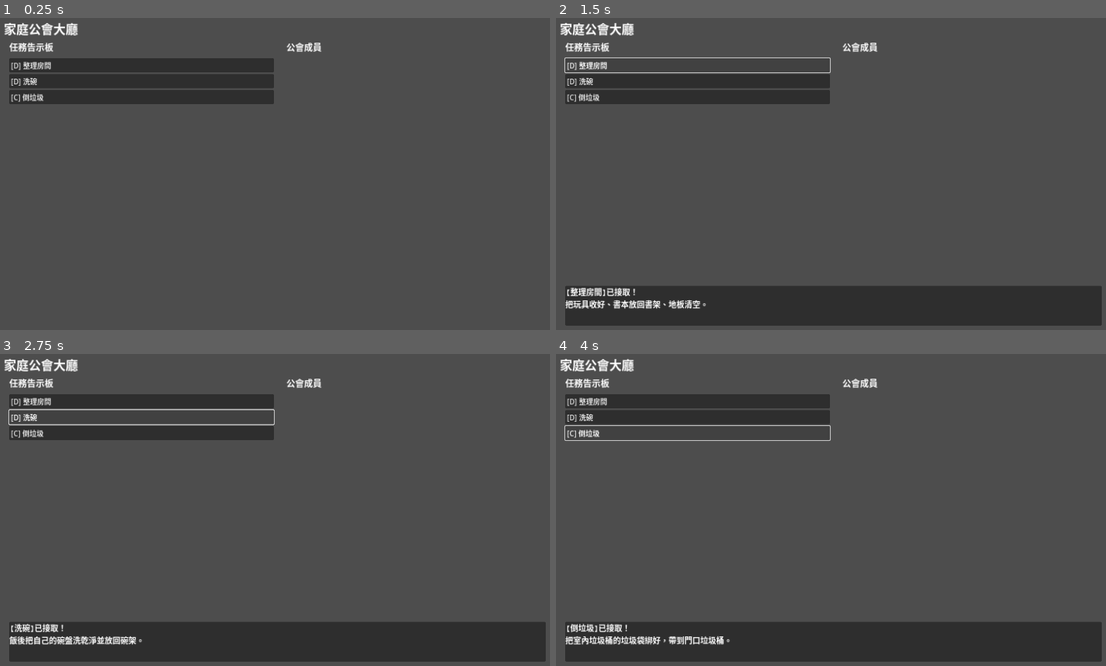
Above: before the commit, frames 1-4 (two rows, left to right).
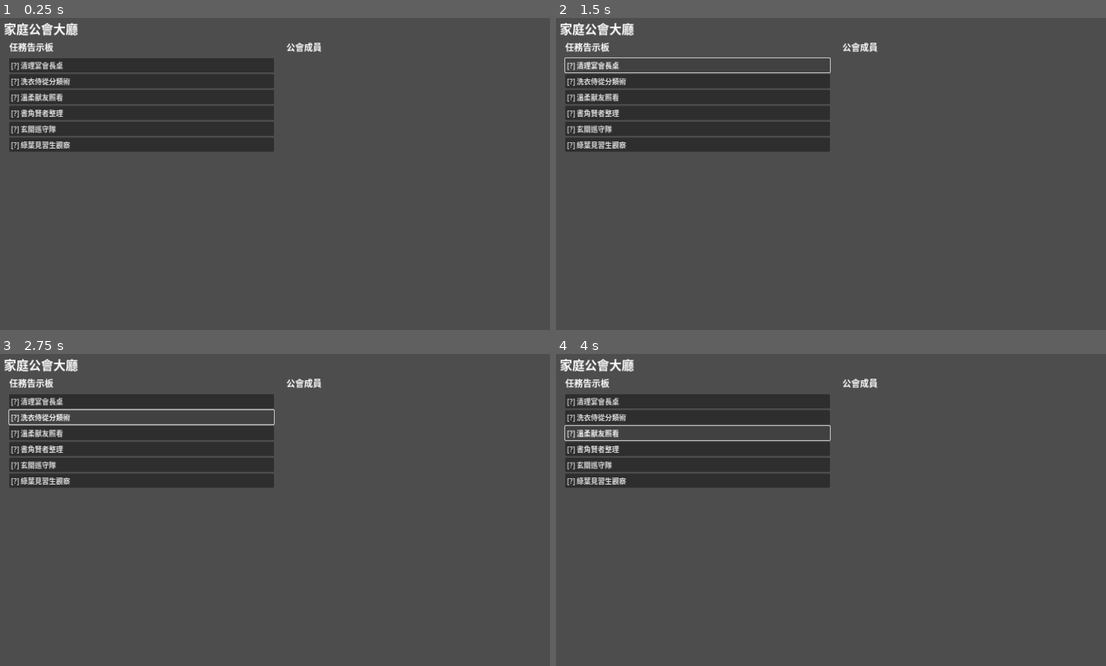
Above: after the commit, the same moments.

Repository: key8745-netizen/sweet-home-os
Game: Godot game, scene res://scenes/guild_hall.tscn
Same seed, same stepped clock (60 frames per second), same inputs: the game is played once before the commit and once after it.
Inputs (mouse positions are in pixels of both pictures, inside the frame that each line leads up to):
- Up to frame 1 (0.25 s): no input
- Up to frame 2 (1.5 s): click (699, 64) at 0.5 s, where only the run before the commit has a clickable "[D] 整理房間"; click (699, 64) at 1.25 s, where only the run after the commit has a clickable "[?] 清理宴會長桌"
- Up to frame 3 (2.75 s): click (143, 416) at 2 s, where only the run before the commit has a clickable "[D] 洗碗"
- Up to frame 4 (4 s): click (699, 416) at 2.75 s, where only the run after the commit has a clickable "[?] 洗衣侍從分類術"; click (699, 432) at 3.5 s, where only the run before the commit has a clickable "[C] 倒垃圾"

The runs differ from the first frame. In frame 1, 6.7% of the frame differs, in the area x 1-50%, y 14-43%; in frame 2, 19%, in the area x 1-100%, y 14-99%; in frame 3, 19%; in frame 4, 19%.
Error before the commit: Invalid access to property or key 'theme_override_font_sizes' on a base object of type 'Label'. (res://scripts/guild_hall.gd:25)
Error after the commit: Parse Error: Could not find type "HeroActor" in the current scope. (res://scripts/guild_hall.gd:28)

Commit message:
feat: sync data and scripts to work-branch advanced state
- data/quests.json: Chinese JRPG quests with reward_exp canonical field
- data/decorations.json: expand to 6 decorations including guild_planter and wooden_shelf
- scripts/guild_hall.gd: add _quest_reward(), DECORATION_GROUP, World/YSortLayer paths
- scripts/grid_world.gd: new GridWorld TileMapLayer with floor_color and checker tiles

https://claude.ai/code/session_01CD2qc1QEb61WKddkh9Emz3

Diff:
--- a/data/decorations.json
+++ b/data/decorations.json
@@ -11,7 +11,7 @@
   {
     "id": "cozy_rug",
     "display_name": "Cozy Rug",
-    "required_total_xp": 25,
+    "required_total_xp": 10,
     "scene_position": [330, 310],
     "color": "#8ab6d6",
     "shape": "rug",
@@ -20,7 +20,7 @@
   {
     "id": "candlestick",
     "display_name": "Candlestick",
-    "required_total_xp": 45,
+    "required_total_xp": 25,
     "scene_position": [520, 150],
     "color": "#f6d36b",
     "shape": "candle",
@@ -29,7 +29,7 @@
   {
     "id": "guild_planter",
     "display_name": "Guild Planter",
-    "required_total_xp": 70,
+    "required_total_xp": 45,
     "scene_position": [112, 330],
     "color": "#7fc78b",
     "shape": "plant",
@@ -38,10 +38,19 @@
   {
     "id": "star_lantern",
     "display_name": "Star Lantern",
-    "required_total_xp": 100,
+    "required_total_xp": 70,
     "scene_position": [650, 105],
     "color": "#f3b76d",
     "shape": "lantern",
     "sprite_path": "res://assets/kenney/1-bit-pack/decor/star_lantern.png"
+  },
+  {
+    "id": "wooden_shelf",
+    "display_name": "Wooden Shelf",
+    "required_total_xp": 100,
+    "scene_position": [400, 80],
+    "color": "#c8a96e",
+    "shape": "shelf",
+    "sprite_path": "res://assets/kenney/1-bit-pack/decor/wooden_shelf.png"
   }
 ]
--- a/data/quests.json
+++ b/data/quests.json
@@ -1,44 +1,50 @@
 [
   {
-    "id": "chore_001",
-    "title": "整理房間",
-    "description": "把玩具收好、書本放回書架、地板清空。",
-    "difficulty": "D",
-    "age_min": 5,
-    "estimated_minutes": 15,
-    "completion_criteria": "家長確認地板淨空且物品歸位",
-    "reward_exp": 30,
-    "reward_title": "整潔見習生",
-    "encouragement": "整齊的空間讓心情變好，幹得好！",
-    "status": "available",
-    "frequency": "daily"
+    "id": "tidy_table",
+    "title": "清理宴會長桌",
+    "description": "把餐後的桌面恢復成適合下一場家庭聚會的樣子。",
+    "reward_exp": 10,
+    "estimated_minutes": 5,
+    "family_note": "大人可以協助確認碗盤與抹布要放回哪裡。"
   },
   {
-    "id": "chore_002",
-    "title": "洗碗",
-    "description": "飯後把自己的碗盤洗乾淨並放回碗架。",
-    "difficulty": "D",
-    "age_min": 7,
+    "id": "laundry_squire",
+    "title": "洗衣侍從分類術",
+    "description": "整理乾淨襪子，或摺好一小疊衣物。",
+    "reward_exp": 15,
     "estimated_minutes": 10,
-    "completion_criteria": "家長確認碗盤乾淨且歸位",
-    "reward_exp": 20,
-    "reward_title": "洗滌新手",
-    "encouragement": "謝謝你幫忙讓廚房保持乾淨！",
-    "status": "available",
-    "frequency": "daily"
+    "family_note": "任務範圍保持小一點，讓孩子能穩定完成。"
   },
   {
-    "id": "chore_003",
-    "title": "倒垃圾",
-    "description": "把室內垃圾桶的垃圾袋綁好，帶到門口垃圾桶。",
-    "difficulty": "C",
-    "age_min": 8,
+    "id": "pet_helper",
+    "title": "溫柔獸友照看",
+    "description": "在大人附近協助確認寵物水碗或食碗。",
+    "reward_exp": 20,
     "estimated_minutes": 5,
-    "completion_criteria": "家長確認垃圾已移到指定地點",
+    "family_note": "所有寵物照護規則以現實安全為優先。"
+  },
+  {
+    "id": "book_nook_reset",
+    "title": "書角賢者整理",
+    "description": "把書、漫畫或雜誌送回溫暖的閱讀角落。",
+    "reward_exp": 10,
+    "estimated_minutes": 5,
+    "family_note": "可以讓孩子挑一本最喜歡的書展示出來。"
+  },
+  {
+    "id": "entryway_ranger",
+    "title": "玄關巡守隊",
+    "description": "排好鞋子、掛好外套，或清出門口的一條安全道路。",
     "reward_exp": 15,
-    "reward_title": "環境守護者",
-    "encouragement": "你幫整個家保持了整潔，真棒！",
-    "status": "available",
-    "frequency": "weekly"
+    "estimated_minutes": 8,
+    "family_note": "把重點放在讓下一次全家出門更順利。"
+  },
+  {
+    "id": "plant_apprentice",
+    "title": "綠葉見習生觀察",
+    "description": "觀察一盆植物，只有在大人確認需要時才幫它澆水。",
+    "reward_exp": 20,
+    "estimated_minutes": 5,
+    "family_note": "這張任務卡練習先觀察、再行動。"
   }
 ]
--- /dev/null
+++ b/scripts/grid_world.gd
@@ -0,0 +1,28 @@
+extends TileMapLayer
+class_name GridWorld
+
+@export var tile_size_px := 16
+@export var floor_color := Color("#f2ddbf"):
+	set(value):
+		floor_color = value
+		queue_redraw()
+
+func _draw_checker_tiles() -> void:
+	queue_redraw()
+
+func _draw_grid_lines(world_size: Vector2) -> void:
+	queue_redraw()
+
+func _draw() -> void:
+	var cols := int(get_viewport_rect().size.x / tile_size_px) + 2
+	var rows := int(get_viewport_rect().size.y / tile_size_px) + 2
+	for row in range(rows):
+		for col in range(cols):
+			var even := (row + col) % 2 == 0
+			var color := floor_color if even else floor_color.darkened(0.06)
+			draw_rect(Rect2(col * tile_size_px, row * tile_size_px, tile_size_px, tile_size_px), color)
+	var grid_color := Color(floor_color.darkened(0.15), 0.4)
+	for col in range(cols + 1):
+		draw_line(Vector2(col * tile_size_px, 0), Vector2(col * tile_size_px, rows * tile_size_px), grid_color, 0.5)
+	for row in range(rows + 1):
+		draw_line(Vector2(0, row * tile_size_px), Vector2(cols * tile_size_px, row * tile_size_px), grid_color, 0.5)
--- a/scripts/guild_hall.gd
+++ b/scripts/guild_hall.gd
@@ -1,29 +1,147 @@
 extends Node2D
 
-const SaveSystem = preload("res://scripts/save_system.gd")
+const QUESTS_PATH := "res://data/quests.json"
+const DECORATIONS_PATH := "res://data/decorations.json"
+const DECORATION_GROUP := "guild_hall_decoration"
 
-var save_system: SaveSystem
+var quests: Array = []
+var decorations: Array = []
+var accepted_quest: Dictionary = {}
+var selected_quest: Dictionary = {}
+var total_xp := 0
+var shown_decoration_ids: Array[String] = []
+var queued_unlocks: Array[Dictionary] = []
+var background_tween: Tween
+
+@onready var background: Node = $World/FloorTileMapLayer
+@onready var quest_panel: PanelContainer = $CanvasLayer/QuestPanel
+@onready var quest_list: VBoxContainer = $CanvasLayer/QuestPanel/MarginContainer/VBoxContainer/QuestList
+@onready var quest_title: Label = $CanvasLayer/QuestPanel/MarginContainer/VBoxContainer/QuestTitle
+@onready var quest_description: Label = $CanvasLayer/QuestPanel/MarginContainer/VBoxContainer/QuestDescription
+@onready var accept_button: Button = $CanvasLayer/QuestPanel/MarginContainer/VBoxContainer/ButtonRow/AcceptButton
+@onready var complete_button: Button = $CanvasLayer/QuestPanel/MarginContainer/VBoxContainer/ButtonRow/CompleteButton
+@onready var xp_label: Label = $CanvasLayer/Hud/XpLabel
+@onready var unlock_panel: PanelContainer = $CanvasLayer/UnlockPanel
+@onready var unlock_label: Label = $CanvasLayer/UnlockPanel/MarginContainer/UnlockLabel
+@onready var unlock_timer: Timer = $UnlockTimer
+@onready var decoration_root: Node2D = $World/YSortLayer
+@onready var hero_actor: HeroActor = $World/YSortLayer/HeroActor
+@onready var quest_board_object: QuestBoardObject = $World/YSortLayer/QuestBoardObject
 
 func _ready() -> void:
-	save_system = SaveSystem.new()
-	add_child(save_system)
+	quest_panel.visible = false
+	unlock_panel.visible = false
+	quests = _load_json_array(QUESTS_PATH)
+	decorations = _load_json_array(DECORATIONS_PATH)
+	_populate_quest_list()
+	refresh_decorations(false)
+	_update_xp_label()
+	_update_background()
+	hero_actor.setup_evolution(total_xp)
+	accept_button.pressed.connect(_on_accept_pressed)
+	complete_button.pressed.connect(_on_complete_pressed)
+	unlock_timer.timeout.connect(_on_unlock_timer_timeout)
+	quest_board_object.interacted.connect(_on_quest_board_interacted)
 
-	var state := save_system.load_state()
-	_apply_state(state)
+func _on_quest_board_interacted() -> void:
+	quest_panel.visible = true
 
-	$QuestBoard.quest_accepted.connect(_on_quest_accepted)
+func _on_accept_pressed() -> void:
+	if selected_quest.is_empty():
+		return
+	accepted_quest = selected_quest.duplicate(true)
+	quest_title.text = "Accepted: %s" % accepted_quest.get("title", "Quest")
+	complete_button.disabled = false
 
-func _apply_state(state: Dictionary) -> void:
-	var members: Array = state.get("members", [])
-	var member_list := $PartyStatus/MemberList
-	for child in member_list.get_children():
+func _on_complete_pressed() -> void:
+	if accepted_quest.is_empty():
+		return
+	total_xp += _quest_reward(accepted_quest)
+	accepted_quest.clear()
+	complete_button.disabled = true
+	_update_xp_label()
+	_update_background()
+	hero_actor.setup_evolution(total_xp)
+	refresh_decorations(true)
+
+func refresh_decorations(show_unlock_feedback := true) -> void:
+	for child in decoration_root.get_children():
+		if child.is_in_group(DECORATION_GROUP):
+			child.queue_free()
+	for decoration in decorations:
+		if total_xp < int(decoration.get("required_total_xp", 0)):
+			continue
+		_spawn_decoration(decoration)
+		var id := str(decoration.get("id", ""))
+		if show_unlock_feedback and not shown_decoration_ids.has(id):
+			_queue_decoration_unlock(decoration)
+		if not shown_decoration_ids.has(id):
+			shown_decoration_ids.append(id)
+
+func _queue_decoration_unlock(decoration: Dictionary) -> void:
+	queued_unlocks.append(decoration)
+	if not unlock_panel.visible:
+		_show_next_unlock()
+
+func _show_next_unlock() -> void:
+	if queued_unlocks.is_empty():
+		unlock_panel.visible = false
+		return
+	var decoration := queued_unlocks.pop_front()
+	unlock_label.text = "New guild comfort unlocked: %s" % decoration.get("display_name", "Decoration")
+	unlock_panel.visible = true
+	if has_node("/root/SoundManager"):
+		SoundManager.play_unlock_decor_sound()
+	unlock_timer.start()
+
+func _on_unlock_timer_timeout() -> void:
+	_show_next_unlock()
+
+func _populate_quest_list() -> void:
+	for child in quest_list.get_children():
 		child.queue_free()
+	for quest in quests:
+		var button := Button.new()
+		button.text = "%s (+%s EXP)" % [quest.get("title", "Quest"), _quest_reward(quest)]
+		button.pressed.connect(_select_quest.bind(quest))
+		quest_list.add_child(button)
+	if not quests.is_empty():
+		_select_quest(quests[0])
 
-	for member in members:
-		var label := Label.new()
-		label.text = "%s  Lv.%d  EXP %d" % [member.name, member.level, member.exp]
-		label.theme_override_font_sizes["font_size"] = 16
-		member_list.add_child(label)
+func _select_quest(quest: Dictionary) -> void:
+	selected_quest = quest
+	quest_title.text = str(quest.get("title", "Quest"))
+	quest_description.text = str(quest.get("description", "Choose a kind household quest."))
+	accept_button.disabled = false
 
-func _on_quest_accepted(quest: Dictionary) -> void:
-	$DialogBox.show_message("【%s】已接取！\n%s" % [quest.title, quest.description])
+func _spawn_decoration(decoration: Dictionary) -> void:
+	var node := DecorPlaceholder.new()
+	node.add_to_group(DECORATION_GROUP)
+	decoration_root.add_child(node)
+	node.setup(decoration)
+	var scene_position: Array = decoration.get("scene_position", [0, 0])
+	node.position = Vector2(float(scene_position[0]), float(scene_position[1]))
+
+func _update_xp_label() -> void:
+	xp_label.text = "Guild XP: %s" % total_xp
+
+func _update_background() -> void:
+	var target := Color("#f2ddbf")
+	if total_xp >= 60:
+		target = Color("#d8c6f2")
+	elif total_xp >= 30:
+		target = Color("#c6e0f2")
+	if background_tween != null:
+		background_tween.kill()
+	background_tween = create_tween()
+	background_tween.tween_property(background, "floor_color", target, 0.4)
+
+func _quest_reward(quest: Dictionary) -> int:
+	return int(quest.get("reward_exp", quest.get("xp_reward", 0)))
+
+func _load_json_array(path: String) -> Array:
+	if not FileAccess.file_exists(path):
+		return []
+	var file := FileAccess.open(path, FileAccess.READ)
+	var parsed = JSON.parse_string(file.get_as_text())
+	return parsed if parsed is Array else []
